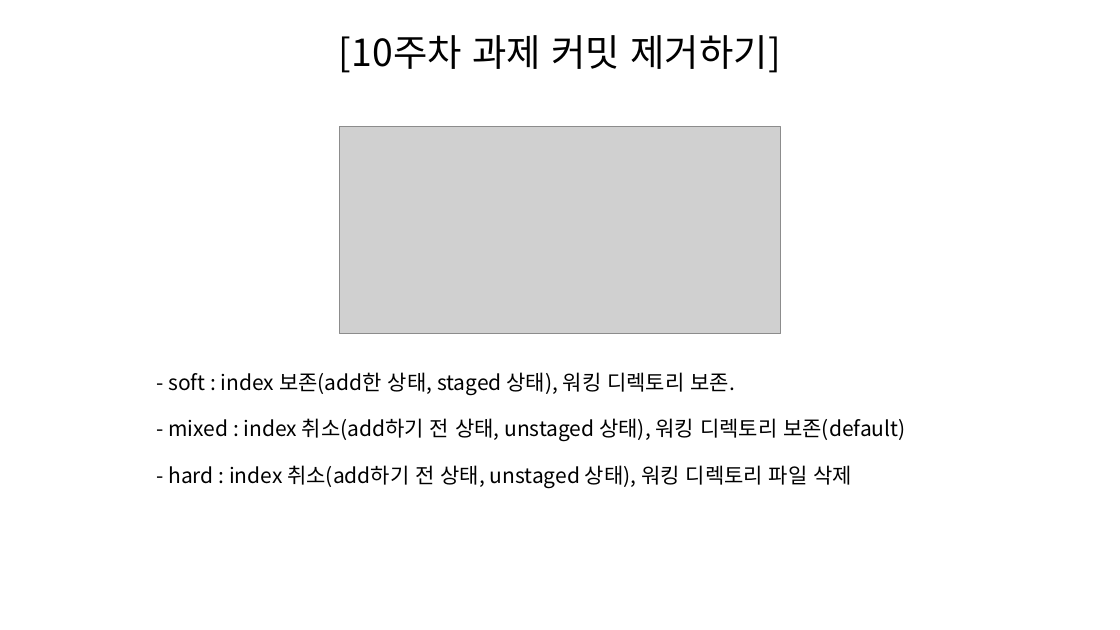
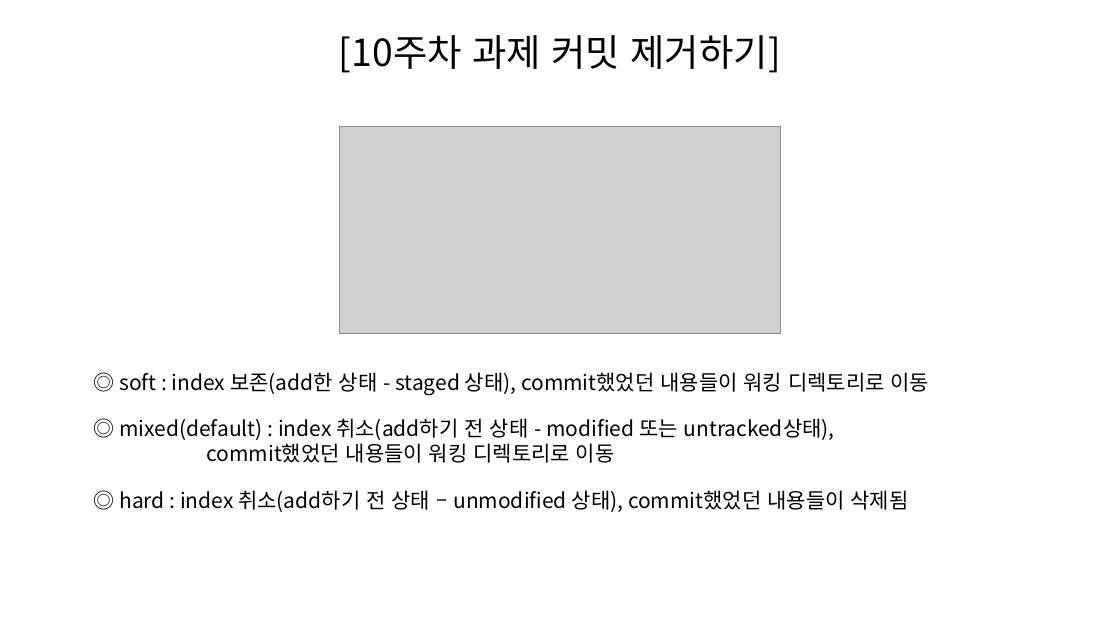
Before and after one commit to SeungHeeNoh/study_well, a slide deck: slide 24 of docs/8. git reset과 revert.pptx (slide 19 before the commit). Drawn at 1120x630 pixels with LibreOffice and Linux fonts; fonts in the diff are those of the drawing; grey boxes stand for pictures. Boxes give left, top, right and bottom in pixels: in the first picture for what was removed or moved away, otherwise in the second. Text is boxed around its words. In the diff, an @@ line names an element or a change of style, - is before the commit and + after.

Commit message:
docs :git reset revert 문서 내용 보강
- git reset revert 문서 내용 보강

```diff
--- a/docs/8. git reset과 revert.pptx
+++ b/docs/8. git reset과 revert.pptx
@@ text at [119,372,930,395]: text changed @@
-- soft : index 보존(add한 상태, staged 상태), 워킹 디렉토리 보존.
+◎ soft : index 보존(add한 상태 - staged 상태), commit했었던 내용들이 워킹 디렉토리로 이동
@@ text at [119,418,835,463]: text changed @@
-- mixed : index 취소(add하기 전 상태, unstaged 상태), 워킹 디렉토리 보존(default)
+◎ mixed(default) : index 취소(add하기 전 상태 - modified 또는 untracked상태),
+commit했었던 내용들이 워킹 디렉토리로 이동
@@ text at [119,490,909,512]: text changed @@
-- hard : index 취소(add하기 전 상태, unstaged 상태), 워킹 디렉토리 파일 삭제
+◎ hard : index 취소(add하기 전 상태 – unmodified 상태), commit했었던 내용들이 삭제됨
```
Also in this commit, not shown: 13 other slides changed, 16 slides added, 1 slide removed.
